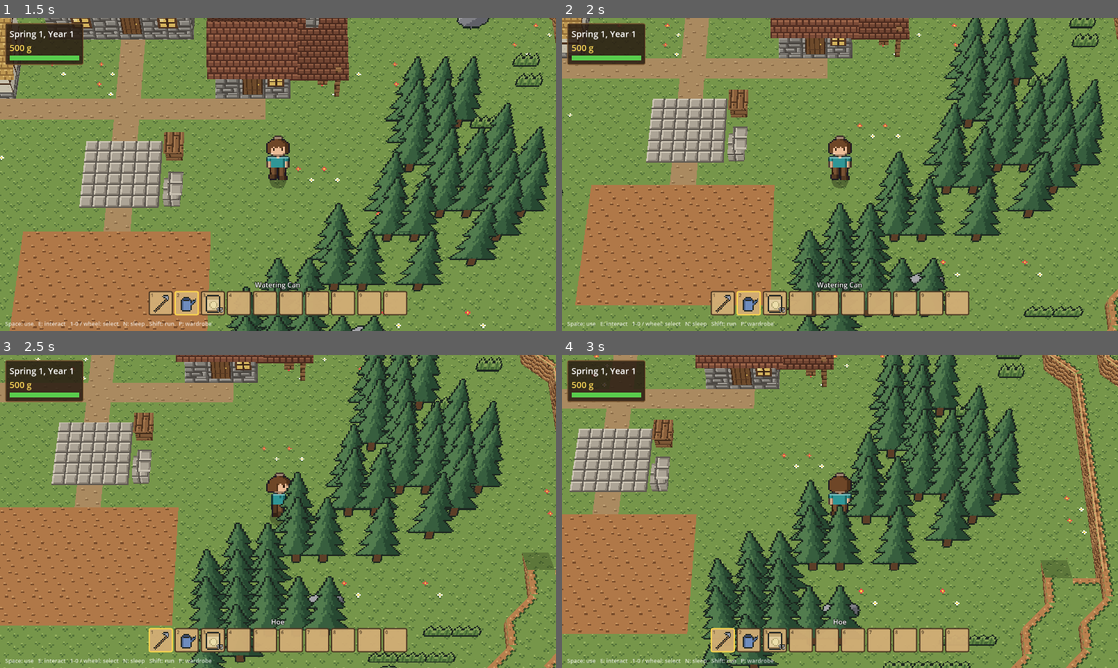
Above: before the commit, frames 1-4 (two rows, left to right).
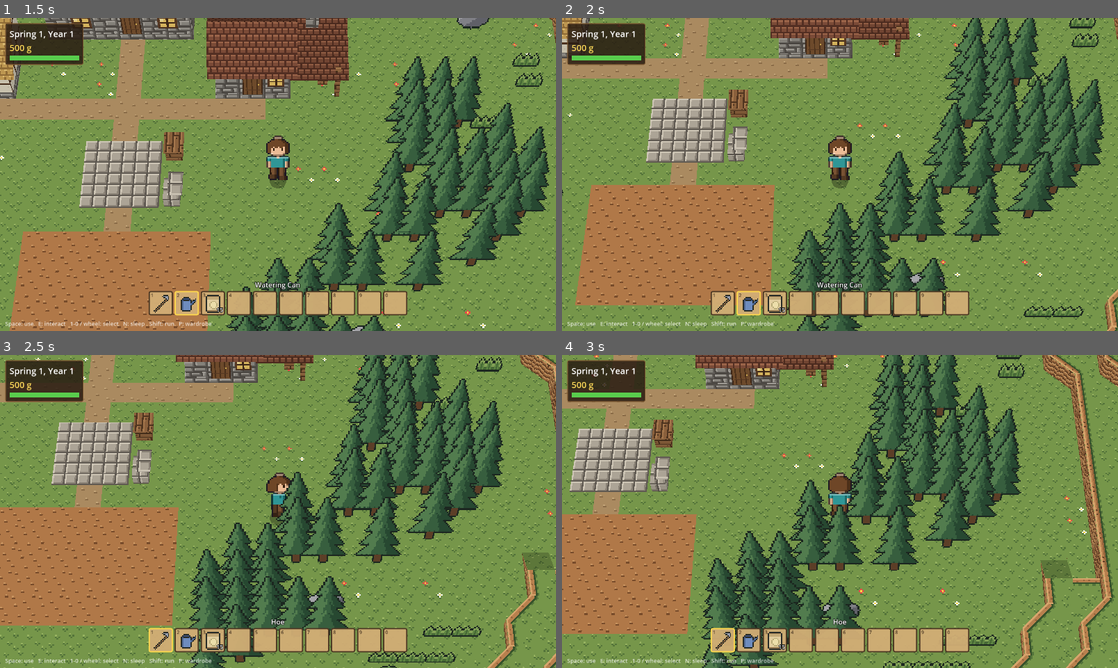
Above: after the commit, the same moments.

Repository: grimechristopher/procedural-game
Game: Godot game, scene res://scenes/main.tscn
Same seed, same stepped clock (60 frames per second), same inputs: the game is played once before the commit and once after it.
Inputs (mouse positions are in pixels of both pictures, inside the frame that each line leads up to):
- Up to frame 1 (1.5 s): tap Enter (ui_accept) at 0.5, 0.77 s; move the mouse to (400, 158) at 0.52 s; hold D (move_right) 0.53-1.28 s; hold Shift (run) 0.53-1.28 s; click (400, 158) at 0.67 s; move the mouse to (166, 190) at 1.27 s; hold S (move_down) from 1.28 s (still down); tap Mouse wheel down (hotbar_next) at 1.35 s
- Up to frame 2 (2 s): keep holding S (move_down); tap Enter (ui_accept) at 1.52 s; tap Shift (run) at 1.55 s
- Up to frame 3 (2.5 s): move the mouse to (333, 442) at 2.02 s; release S (move_down) at 2.03 s; hold D (move_right) from 2.03 s (still down); hold Mouse wheel up (hotbar_prev) from 2.03 s (still down); tap Shift (run) at 2.3 s
- Up to frame 4 (3 s): move the mouse to (812, 574) at 2.77 s; release D (move_right) at 2.78 s; release Mouse wheel up (hotbar_prev) at 2.78 s; hold W (move_up) from 2.78 s (still down); tap E (interact) at 2.85 s; click (812, 574) at 2.92 s

Frame 1 is identical in both runs. In frame 2, 0.1% of the frame differs, in the area x 98-100%, y 86-100%; in frame 3, 0.4%; in frame 4, 1.3%, in the area x 80-100%, y 0-100%.

Commit message:
Autotile the cliff-top band with edge and corner pieces
Each quarter of a cliff-top cell picks an edge, outer corner or inner
corner piece from which of its sides and diagonal drop away, mirrored and
flipped from pieces drawn once per material, so plateaus get rounded
corners like a 2D cliff tileset. Also keeps the faces of corridor walls
that ramps run alongside rather than up.

Co-Authored-By: Claude Opus 5.5 <noreply@anthropic.com>
Claude-Session: https://claude.ai/code/session_01QBAyNdiLYtBbpQzeaWaTYf

Diff:
--- a/scripts/edges.gd
+++ b/scripts/edges.gd
@@ -3,15 +3,19 @@
 
 ## The dressing on every cliff edge of the terrain, HGSS style: the cliff's
 ## rock (or earth, on gentle ground) starts on the top surface, in a band
-## below a wavy grass edge, then runs down the face; and a soft shadow lies
-## on the ground at its foot. The band also shows on cliffs facing away from
+## below a grass fringe, then runs down the face; and a soft shadow lies on
+## the ground at its foot. The band also shows on cliffs facing away from
 ## the camera, whose faces are hidden, so drops to the north still read.
+##
+## The band is autotiled: each quarter of a cliff-top cell picks an edge,
+## outer corner or inner corner piece from which of its two sides and the
+## diagonal between them drop away, so plateaus get rounded corners.
 ##
 ## It's one mesh laid over the GridMap's blocks, built once per map from
 ## the heights; the blocks underneath still define where you can walk.
 
-## How far the band reaches in from the edge, in cells: the band tiles'
-## bottom five rows (11-15).
+## How far the band reaches in from the edge, in cells (5 px), for the
+## straight band along diagonal cliffs.
 const BAND := 5.0 / 16.0
 ## Faces sit this far in front of the blocks' own sides, and bands this
 ## far above their tops (a little more per facing, so overlapping bands at
@@ -32,11 +36,12 @@
 ## A node holding the edge meshes for the world's current terrain.
 static func build(world: GridWorld, heights: PackedInt32Array, terrain: Terrain) -> Node3D:
 	var segments := _find_segments(world, heights, terrain)
-	var faces := []
+	var faces := _autotile(segments, heights, world.map_size, terrain)
 	var shadow := SurfaceTool.new()
 	shadow.begin(Mesh.PRIMITIVE_TRIANGLES)
 	for s in segments:
-		faces.append(_band(s))
+		if s.diagonal:
+			faces.append(_band(s))
 		faces.append(_face(s))
 		if not s.water and s.o.y > -0.3:
 			_shadow(shadow, s)
@@ -86,6 +91,7 @@
 				segments.append({
 					p0 = center + Vector2(s.x, -s.y) * 0.5, p1 = center + Vector2(-s.x, s.y) * 0.5,
 					o = -s.normalized(), top = h / 2.0, bottom = maxi(low, 0) / 2.0, tex = tex, water = false,
+					cell = c, diagonal = true,
 				})
 				continue
 			if h > 0 and top_item not in SOLID_TOPS:
@@ -102,20 +108,99 @@
 					continue
 				if h == 0 and not water:
 					continue
-				# A ramp leaning on this face hides it.
-				if not water and world.get_cell_item(Vector3i(n.x, hn / 2, n.y)) in AGAINST:
+				# A ramp climbing this face hides it (one running alongside doesn't).
+				if not water and world.get_cell_item(Vector3i(n.x, hn / 2, n.y)) in AGAINST \
+						and world._up_dir(n, hn / 2) == -d:
 					continue
 				var t := Vector2(-d.y, d.x)
 				var mid := center + Vector2(d) * 0.5
 				segments.append({
 					p0 = mid - t * 0.5, p1 = mid + t * 0.5, o = Vector2(d),
 					top = h / 2.0, bottom = WATER_SURFACE if water else hn / 2.0, tex = tex, water = water,
+					cell = c, diagonal = false,
 				})
 	return segments
 
 
-## The band along the top of a cliff edge: grass giving way to the cliff's
-## rock or earth, which meets the face at the edge.
+## The band's pieces on the top of every cell with a cliff edge, a quarter
+## cell each.
+static func _autotile(segments: Array, heights: PackedInt32Array, size: Vector2i, terrain: Terrain) -> Array:
+	# Which sides of each cell drop away, and how high its top is.
+	var exposed := {}
+	for s in segments:
+		if s.diagonal:
+			continue
+		if not exposed.has(s.cell):
+			exposed[s.cell] = { sides = [], top = s.top, cliffy = s.tex == GridWorld.Tex.DIRT }
+		exposed[s.cell].sides.append(Vector2i(s.o))
+	# Cells whose diagonal neighbour drops away get inner corners too.
+	var faces := []
+	var cells := exposed.keys()
+	for c in _inner_corner_cells(heights, size, exposed):
+		if not exposed.has(c):
+			exposed[c] = { sides = [], top = heights[c.y * size.x + c.x] / 2.0, cliffy = terrain.is_cliffy(c.x, c.y) }
+			cells.append(c)
+	for c in cells:
+		var e: Dictionary = exposed[c]
+		var h: int = heights[c.y * size.x + c.x]
+		for q in GridWorld.DIAGONAL:
+			var side_x: bool = Vector2i(q.x, 0) in e.sides
+			var side_z: bool = Vector2i(0, q.y) in e.sides
+			var piece := -1
+			var transpose := false
+			if side_x and side_z:
+				piece = 1
+			elif side_z:
+				piece = 0
+			elif side_x:
+				piece = 0
+				transpose = true
+			else:
+				var dh := _height(heights, size, c + q)
+				if dh != -99 and dh < h and _height(heights, size, c + Vector2i(q.x, 0)) == h \
+						and _height(heights, size, c + Vector2i(0, q.y)) == h:
+					piece = 2
+			if piece >= 0:
+				faces.append(_quarter(c, q, e.top, piece, transpose, e.cliffy))
+	return faces
+
+
+## Cells at the inside corner of a plateau: level with both side
+## neighbours toward a diagonal that drops away.
+static func _inner_corner_cells(heights: PackedInt32Array, size: Vector2i, exposed: Dictionary) -> Array:
+	var out := []
+	for c in exposed:
+		for d in GridWorld.DIAGONAL:
+			for n in [c + Vector2i(d.x, 0), c + Vector2i(0, d.y)]:
+				if not exposed.has(n) and _height(heights, size, n) > 0:
+					out.append(n)
+	return out
+
+
+static func _height(heights: PackedInt32Array, size: Vector2i, c: Vector2i) -> int:
+	if c.x < 0 or c.y < 0 or c.x >= size.x or c.y >= size.y:
+		return -99
+	return heights[c.y * size.x + c.x]
+
+
+## One quarter of a cell's top, toward corner q, showing piece 0 (edge),
+## 1 (outer corner) or 2 (inner corner). Pieces are drawn for the south-east
+## quarter with the edge along the south; others mirror them, and an edge
+## along the east or west transposes.
+static func _quarter(c: Vector2i, q: Vector2i, top: float, piece: int, transpose: bool, cliffy: bool) -> Array:
+	var center := Vector2(c.x + 0.5, c.y + 0.5)
+	var y := top + BAND_LIFT
+	var pts := []
+	var uvs := []
+	for k in [Vector2(0, 0), Vector2(1, 0), Vector2(1, 1), Vector2(0, 1)]:
+		pts.append(_at(center + Vector2(k.x * q.x, k.y * q.y) * 0.5, y))
+		var uv: Vector2 = Vector2(k.y, k.x) if transpose else k
+		uvs.append(Vector2(0.5, 0.5) + uv * 0.4999)
+	var base: int = GridWorld.Tex.CLIFF_EDGE if cliffy else GridWorld.Tex.EARTH_EDGE
+	return [pts, Vector3.UP, base + piece, uvs]
+
+
+## The straight band along a diagonal cliff's top edge.
 static func _band(s: Dictionary) -> Array:
 	var lift: float = BAND_LIFT * (2.0 + s.o.angle() / PI)
 	var inner: Vector2 = -s.o * BAND
@@ -123,7 +208,7 @@
 		_at(s.p1, s.top + lift), _at(s.p0, s.top + lift)]
 	var u0 := _along(s.p0, s.o)
 	var u1: float = u0 + s.p0.distance_to(s.p1)
-	var tex: int = GridWorld.Tex.CLIFF_TOP if s.tex == GridWorld.Tex.DIRT else GridWorld.Tex.EARTH_TOP
+	var tex: int = GridWorld.Tex.CLIFF_EDGE if s.tex == GridWorld.Tex.DIRT else GridWorld.Tex.EARTH_EDGE
 	return [pts, Vector3.UP, tex,
 		[Vector2(u0, 1.0 - BAND), Vector2(u1, 1.0 - BAND), Vector2(u1, 0.999), Vector2(u0, 0.999)]]
 
--- a/scripts/world.gd
+++ b/scripts/world.gd
@@ -105,10 +105,12 @@
 enum Tex {
 	GRASS, GRASS_SIDE, DIRT, PATH, FLOWERS, STONE, PLANKS, TILLED, TILLED_WET, SOIL,
 	THATCH, SHINGLE, PLASTER, WINDOW, DOOR_TOP, DOOR_BOTTOM, FIELDSTONE, EMBERS,
-	EARTH_SIDE, CLIFF_TOP, EARTH_TOP,
+	EARTH_SIDE,
+	# Cliff-top autotile pieces (see Edges).
+	CLIFF_EDGE, CLIFF_OUTER, CLIFF_INNER, EARTH_EDGE, EARTH_OUTER, EARTH_INNER,
 }
 const TEX_COLS := 4
-const TEX_ROWS := 6
+const TEX_ROWS := 7
 
 const TILESET := preload("res://assets/tileset.png")
 const BLOCK_SHADER := preload("res://assets/block.gdshader")
Binary file changed: assets/tileset.png
Not shown, changed: documentation/art/README.md
Not shown, changed: tools/make_tileset.py
